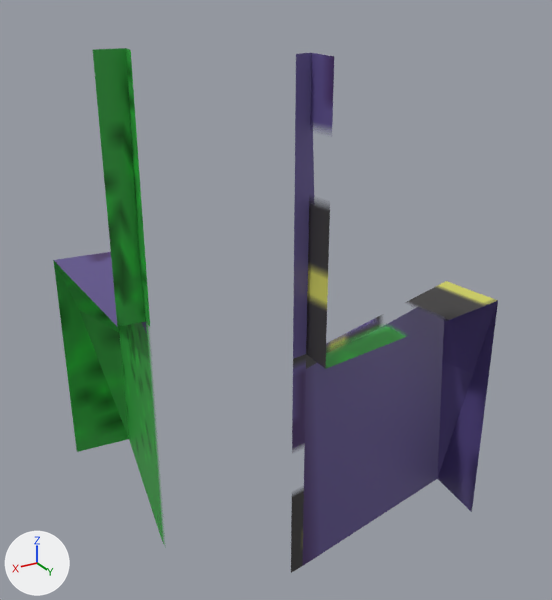
Renders of the FBX model Assets/Mis Cosas/Modelos/Mapas/Parte Abejas/Mapa1/Mapa Abejas 1.fbx from each side of a commit.
Both versions are drawn from a 50 mm lens placed at (118.0, 282.0, 264.0), pointed at (-129.0, -130.0, 58.0). Arrows for +X, +Y and +Z are at lower left; the lights stay in place.

The scene before the commit, as lines of its bpy script (objects in view):
```python
me_cylinder_008 = bpy.data.meshes.new('Cylinder.008')
me_cylinder_008.from_pydata(...)  # 36 vertices, 18 faces; spans x -209.0..0.0, y -209.0..0.0, z -61.0..230.0
me_cylinder_008.materials.append(mat_terreno_abejas)  # picture img_textura_terreno_mapa_1_png
ob_mapa5 = bpy.data.objects.new('Mapa5', me_cylinder_008)
ob_mapa5.location = (0.0, 0.0, 0.0)
```
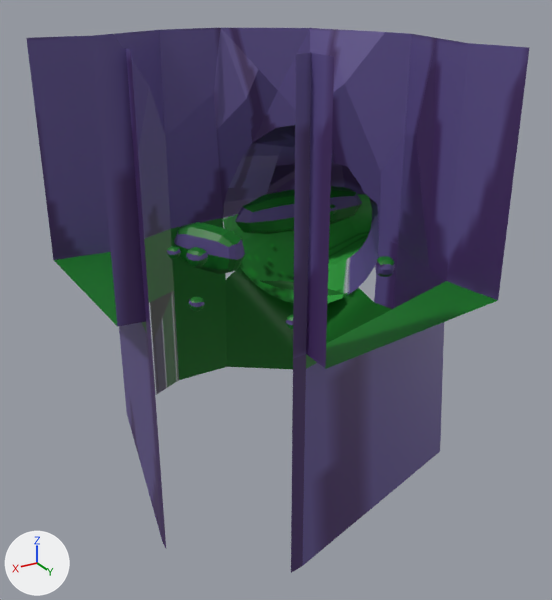
Where the change shows, as pixel boxes [x1, y1, x2, y2] in the pictures (552 x 600 px):
'Mapa5', reshaped (13% wider): before [53, 48, 498, 573]; after [26, 27, 529, 573]
part 1 of me_cylinder_008, built on: before [53, 260, 498, 566]; after [26, 27, 529, 566]
part 2 of me_cylinder_008, surface changed: [93, 48, 334, 573] in both
part 3 of me_cylinder_008, recoloured: [54, 252, 498, 369] in both

The change, as a list of edits to the scene's bpy script:
```text
Add mat_color_suelo:
    mat_color_suelo = principled_material('Color Suelo')
    mat_color_suelo.base_color = (0.00439, 0.165, 0.013)  # dark green #0e711e
Change me_cylinder_008:
    used by ob_mapa5; location = (0.0, 0.0, 0.0)
    remove me_cylinder_008.from_pydata(...)  # 36 vertices, 18 faces; spans x -209.0..0.0, y -209.0..0.0, z -61.0..230.0
    add me_cylinder_008.from_pydata(...)  # 842 vertices, 766 faces; spans x -314.0..0.0, y -253.0..0.0, z -61.0..230.0
    me_cylinder_008 part 1: 3 vertices moved from x -199.0..-39.0, y -196.0..-16.0, z 28.0..155.0 to x -199.0..-39.0, y -196.0..-16.0, z 39.0..155.0; 6 vertices removed from x -209.0..0.0, y -209.0..0.0, z -61.0..46.0; 814 vertices added at x -314.0..0.0, y -253.0..0.0, z -39.0..228.0
    me_cylinder_008 part 2: 6 kept faces spanning x -80.0..0.0, y -82.0..0.0, z -61.0..230.0 get new texture (UV) coordinates
    me_cylinder_008 part 3: 4 faces spanning x -200.0..0.0, y -200.0..0.0, z 71.0..89.0 switch from mat_terreno_abejas (picture img_textura_terreno_mapa_1_png) to mat_color_suelo (dark green #0e711e)
```
